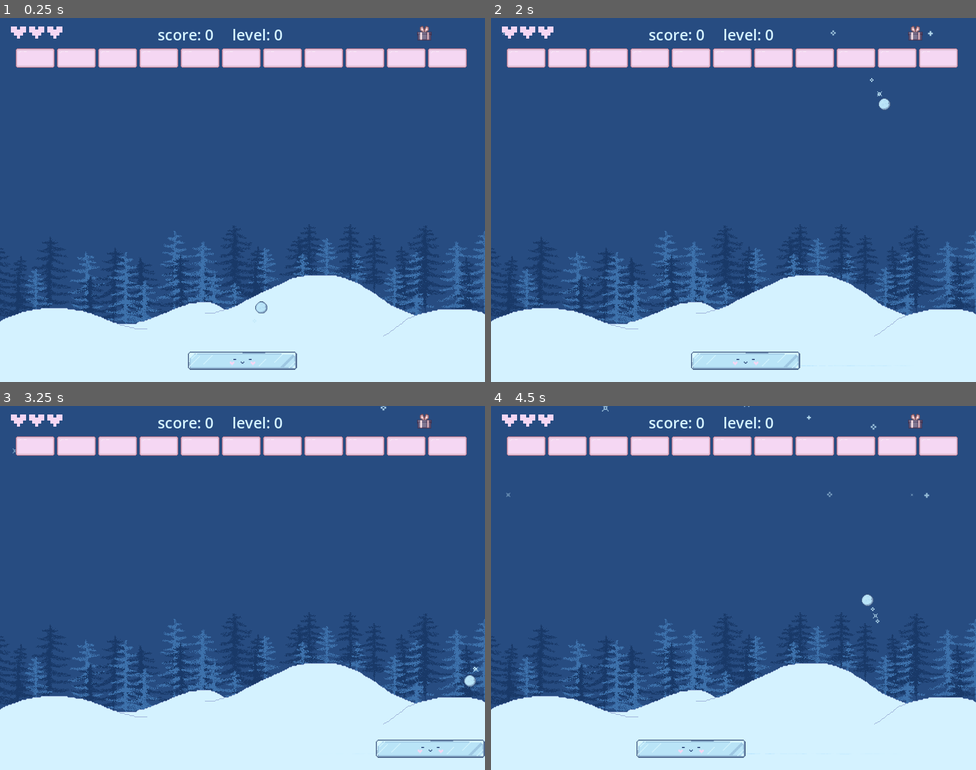
Above: before the commit, frames 1-4 (two rows, left to right).
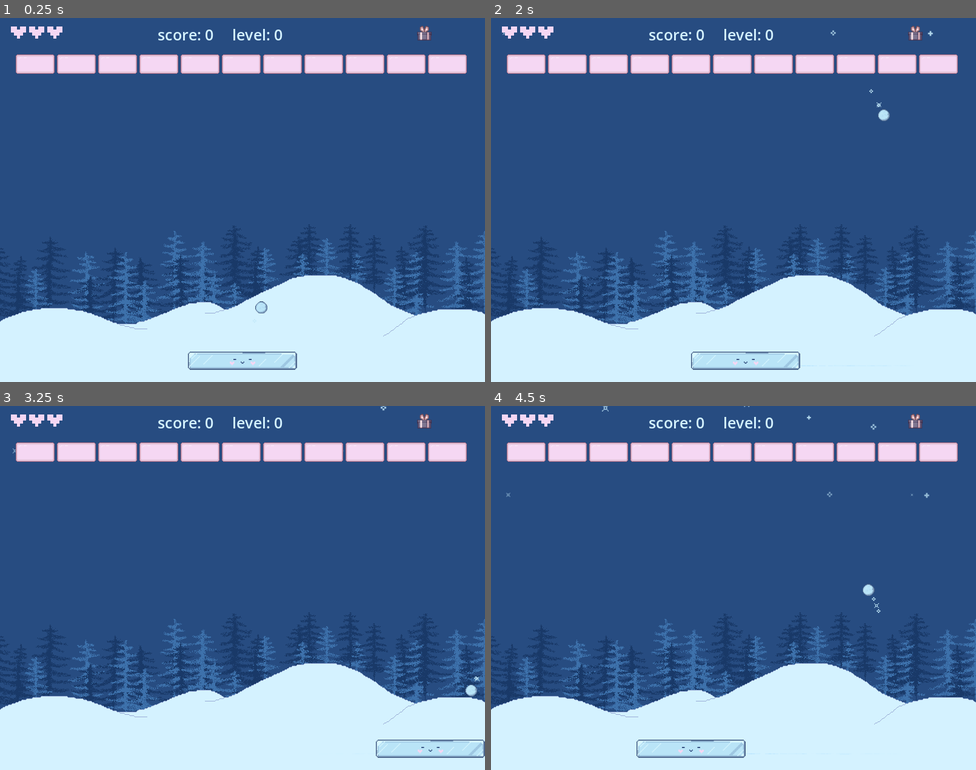
Above: after the commit, the same moments.

Repository: aysieelf/Snow-Break
Game: Godot game, scene res://levels/scenes/main_scene.tscn
Same seed, same stepped clock (60 frames per second), same inputs: the game is played once before the commit and once after it.
Inputs (mouse positions are in pixels of both pictures, inside the frame that each line leads up to):
- Up to frame 1 (0.25 s): no input
- Up to frame 2 (2 s): move the mouse to (840, 181) at 0.52 s; hold Right (move_right) 0.53-1.28 s; click (840, 181) at 0.67 s; move the mouse to (636, 218) at 1.27 s; hold A (move_left) from 1.28 s (still down)
- Up to frame 3 (3.25 s): move the mouse to (291, 507) at 2.02 s; release A (move_left) at 2.03 s; hold Right (move_right) from 2.03 s (still down); move the mouse to (218, 660) at 2.77 s; click (218, 660) at 2.92 s
- Up to frame 4 (4.5 s): move the mouse to (879, 642) at 3.52 s; release Right (move_right) at 3.53 s; hold A (move_left) from 3.53 s (still down); move the mouse to (588, 533) at 4.27 s

The runs differ from the first frame. In frame 1, 3.5% of the frame differs, in the area x 3-97%, y 8-16%; in frame 2, 3.6%; in frame 3, 3.6%; in frame 4, 3.6%, in the area x 3-97%, y 8-60%.

Commit message:
update: gameplay.tscn - brick container offset_top to 60

Diff:
--- a/winter-splinter/levels/scenes/gameplay/gameplay.tscn
+++ b/winter-splinter/levels/scenes/gameplay/gameplay.tscn
@@ -103,9 +103,9 @@
 custom_minimum_size = Vector2(800, 250)
 layout_mode = 3
 anchors_preset = 0
-offset_top = 50.0
+offset_top = 60.0
 offset_right = 800.0
-offset_bottom = 300.0
+offset_bottom = 310.0
 
 [node name="BricksContainer" type="GridContainer" parent="GameEntities/ControlBricksContainer"]
 layout_mode = 1
